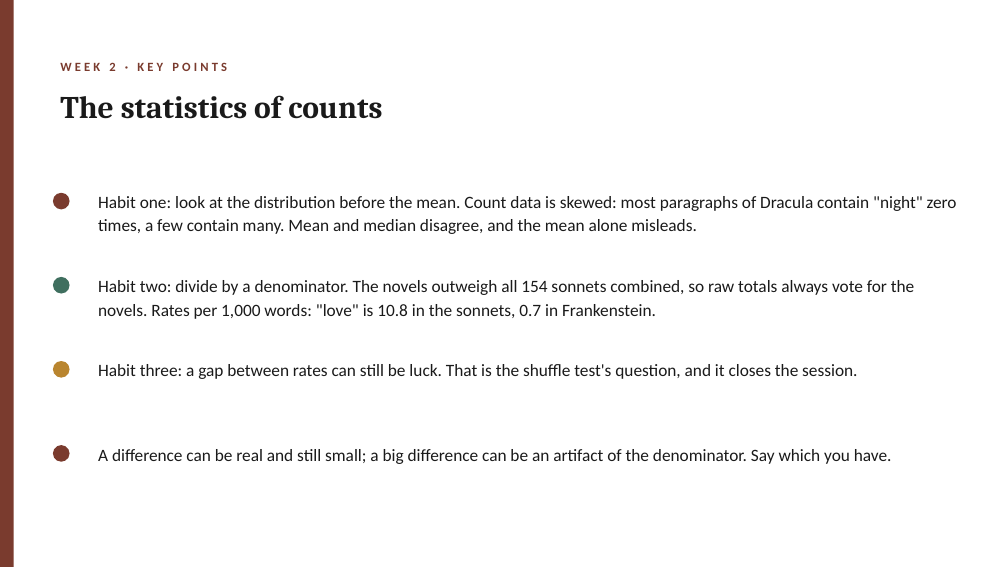
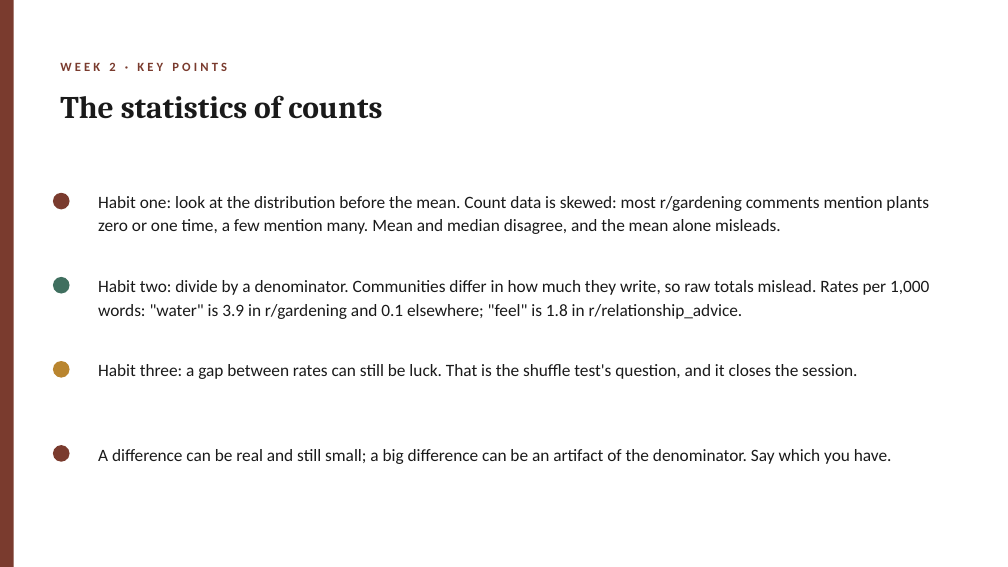
Before and after one commit to lucianli123/culture-as-data-2026, a slide deck: slide 7 of slides/pptx/week-02.pptx. Drawn at 1008x567 pixels with LibreOffice and Linux fonts; fonts in the diff are those of the drawing. Boxes give left, top, right and bottom in pixels: in the first picture for what was removed or moved away, otherwise in the second. Text is boxed around its words. In the diff, an @@ line names an element or a change of style, - is before the commit and + after.

Commit message:
Week 2 fully Reddit + image focused: three live communities replace sonnets/novels across tokenize, stop lists, stemming, Zipf, n-grams, stats, tf-idf, keyness, shuffle test, playground

```diff
--- a/slides/pptx/week-02.pptx
+++ b/slides/pptx/week-02.pptx
@@ text at bbox=[98, 196, 929, 234]: text changed @@
-Habit one: look at the distribution before the mean. Count data is skewed: most paragraphs of Dracula contain "night" zero times, a few contain many. Mean and median disagree, and the mean alone misleads.
+Habit one: look at the distribution before the mean. Count data is skewed: most r/gardening comments mention plants zero or one time, a few mention many. Mean and median disagree, and the mean alone misleads.
@@ text at bbox=[98, 280, 929, 319]: text changed @@
-Habit two: divide by a denominator. The novels outweigh all 154 sonnets combined, so raw totals always vote for the novels. Rates per 1,000 words: "love" is 10.8 in the sonnets, 0.7 in Frankenstein.
+Habit two: divide by a denominator. Communities differ in how much they write, so raw totals mislead. Rates per 1,000 words: "water" is 3.9 in r/gardening and 0.1 elsewhere; "feel" is 1.8 in r/relationship_advice.
```
Also in this commit, not shown: 2 other slides changed, 14 other files.
